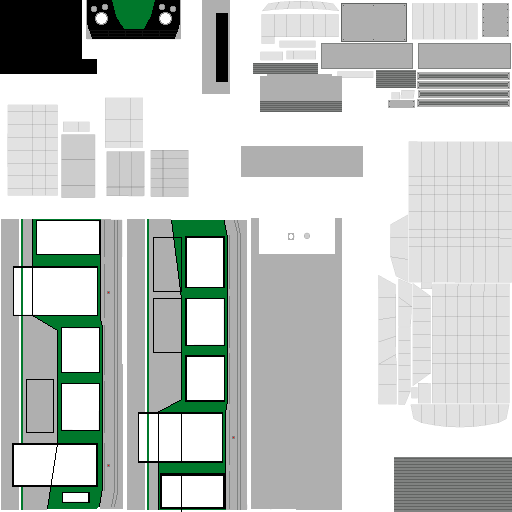
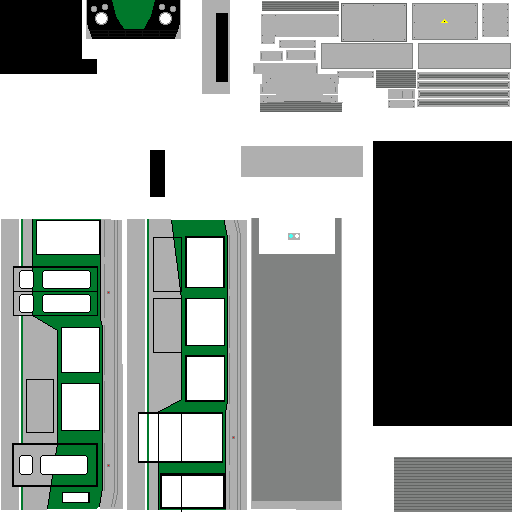
Revision of a layered (512, 512) image; what changed, layer by layer:
added layer "Doors" above "Windows" over [14, 268, 97, 485]
added layer "Windows" above "Undercarriage" over [10, 106, 189, 198]
added layer "Undercarriage" above "Roof" over [373, 141, 512, 426]
painted on "Roof" over [252, 1, 478, 501]
painted on "Right Side" over [19, 268, 58, 485]
painted on "Lights" over [289, 233, 300, 240]
hid "Template" over [7, 0, 512, 510]
